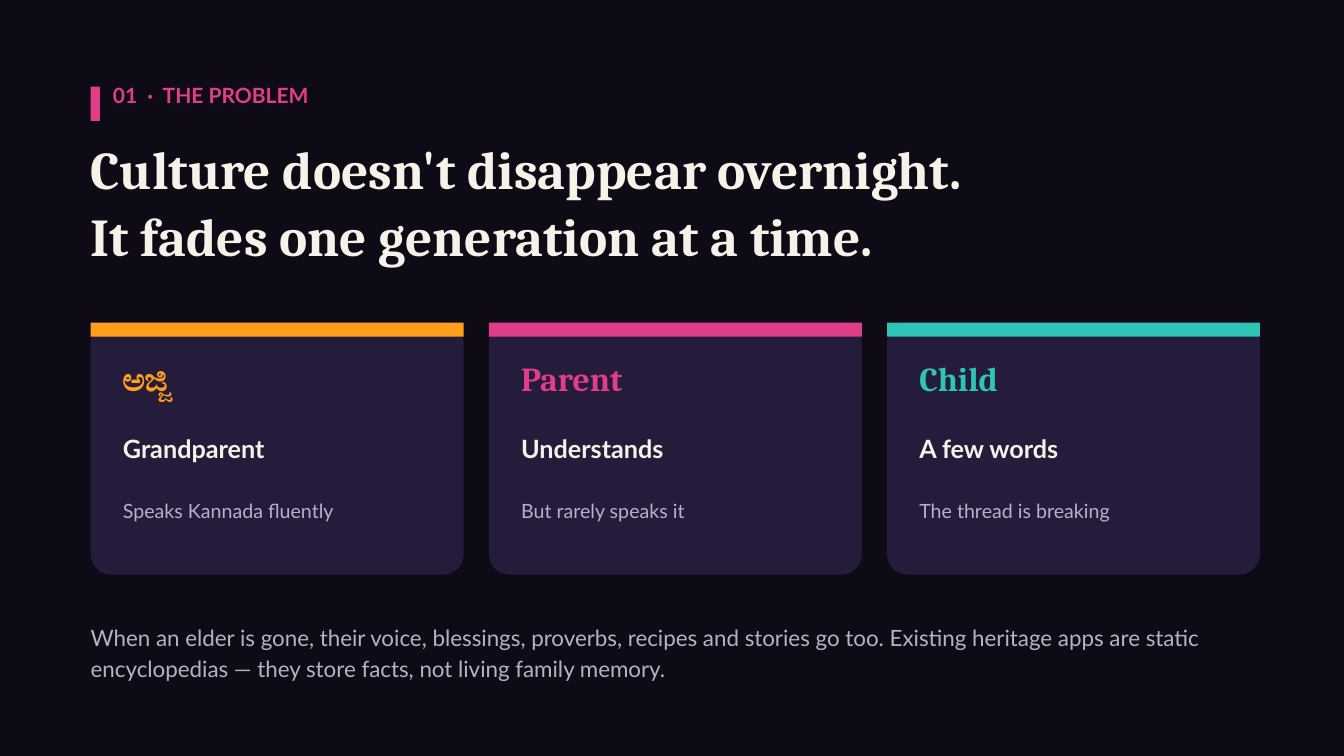
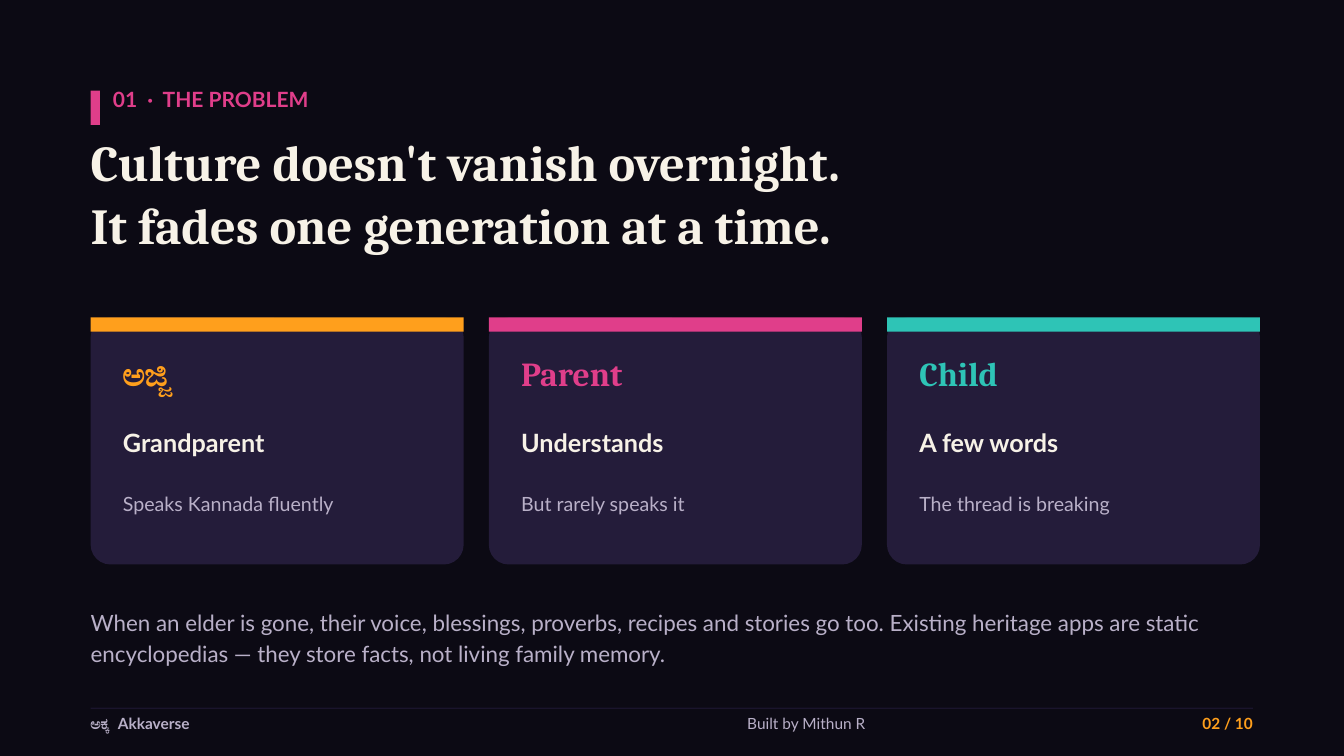
Before and after one commit to Mithuncoding/akkaverse, a slide deck: slide 2 of docs/deck/Akkaverse-Pitch-Deck.pptx. Drawn at 1344x756 pixels with LibreOffice and Linux fonts; fonts in the diff are those of the drawing. Boxes give left, top, right and bottom in pixels: in the first picture for what was removed or moved away, otherwise in the second. Text is boxed around its words. In the diff, an @@ line names an element or a change of style, - is before the commit and + after.

Commit message:
docs: upgrade pitch deck - AKKA emblem, family hero image, 'by Mithun R', footers, links & thank-you close

```diff
--- a/docs/deck/Akkaverse-Pitch-Deck.pptx
+++ b/docs/deck/Akkaverse-Pitch-Deck.pptx
@@ rectangle at (0, 0, 1344, 756): fill #0E0B16 to #0C0A14 @@
@@ text "01 · THE PROBLEM": place and size @@
-text "01 · THE PROBLEM" at (113, 87, 309, 103)
+text "01 · THE PROBLEM" at (113, 91, 309, 107)
@@ rectangle: place and size @@
-rectangle at (91, 87, 100, 121)
+rectangle at (91, 91, 100, 125)
@@ text at (91, 145, 840, 255): text changed; size 38 to 36 pt @@
-Culture doesn't disappear overnight.
-It fades one generation at a time.
+Culture doesn't vanish overnight.
+It fades one generation at a time.
@@ rounded rectangle: place and size @@
-rounded rectangle at (91, 323, 464, 575)
+rounded rectangle at (91, 318, 464, 565)
@@ rounded rectangle: place and size @@
-rounded rectangle at (489, 323, 862, 575)
+rounded rectangle at (489, 318, 862, 565)
@@ 9 texts, 3 rectangles: place and size @@
-9 texts, 3 rectangles at (91, 323, 1260, 522)
+9 texts, 3 rectangles at (91, 318, 1260, 515)
@@ rounded rectangle: place and size @@
-rounded rectangle at (887, 323, 1260, 575)
+rounded rectangle at (887, 318, 1260, 565)
@@ text "When an elder is gone, ...": place and size @@
-text "When an elder is gone, ..." at (91, 629, 1199, 681)
+text "When an elder is gone, ..." at (91, 614, 1199, 666)
@@ rectangle added at (91, 708, 1253, 709), fill #1A142C @@
@@ text added at (91, 717, 190, 733), 11 pt, text #B9B0C8, bold @@
+ಅಕ್ಕ Akkaverse
@@ text added at (747, 717, 866, 732), 11 pt, text #B9B0C8 @@
+Built by Mithun R
@@ text added at (1202, 717, 1253, 729), 11 pt, text #FF9F1C, bold @@
+02 / 10
```
Also in this commit, not shown: 9 other slides changed, 2 other files.
